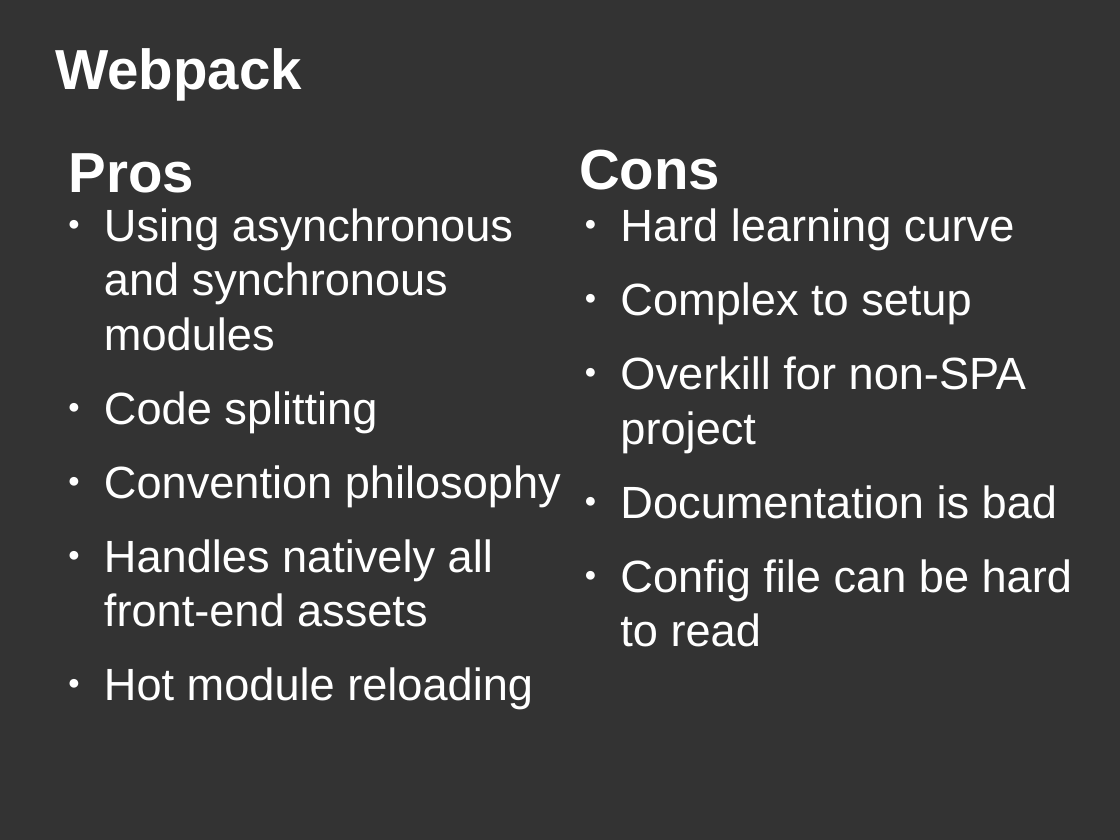
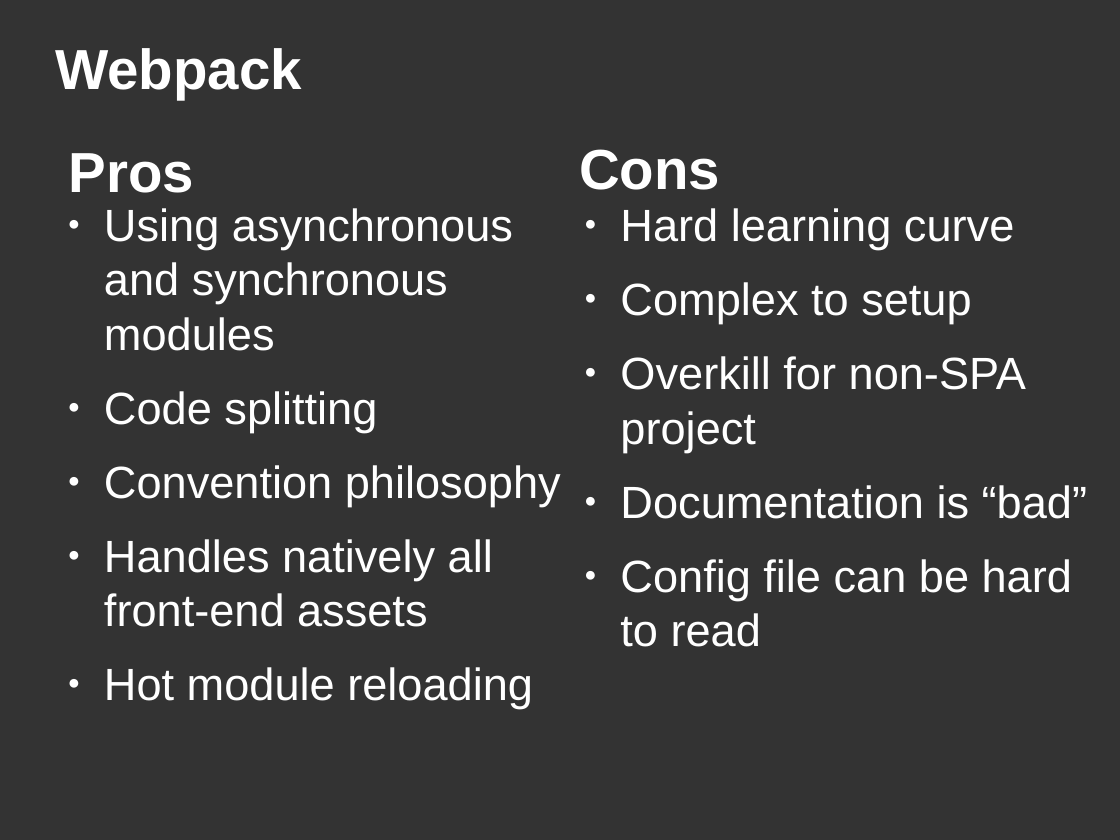
Before and after one commit to DanYellow/misc-tests, a slide deck: slide 52 of webpack-presentation-examples/webpack-presentation.odp. Drawn at 1120x840 pixels with LibreOffice and Linux fonts; fonts in the diff are those of the drawing. Boxes give left, top, right and bottom in pixels: in the first picture for what was removed or moved away, otherwise in the second. Text is boxed around its words. In the diff, an @@ line names an element or a change of style, - is before the commit and + after.

```diff
--- a/webpack-presentation-examples/webpack-presentation.odp
+++ b/webpack-presentation-examples/webpack-presentation.odp
@@ text at [620,485,1087,519]: text changed @@
-● Documentation is bad
+● Documentation is “bad”
```
Also in this commit, not shown: 6 other slides changed, 2 other files.
